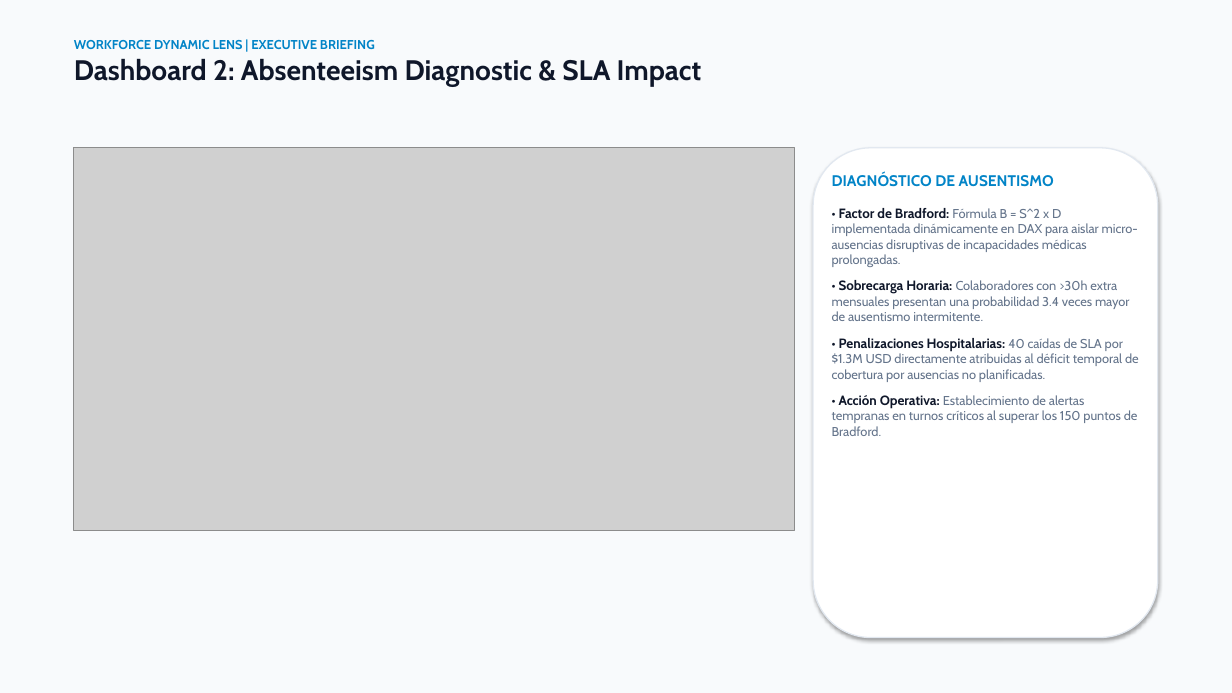
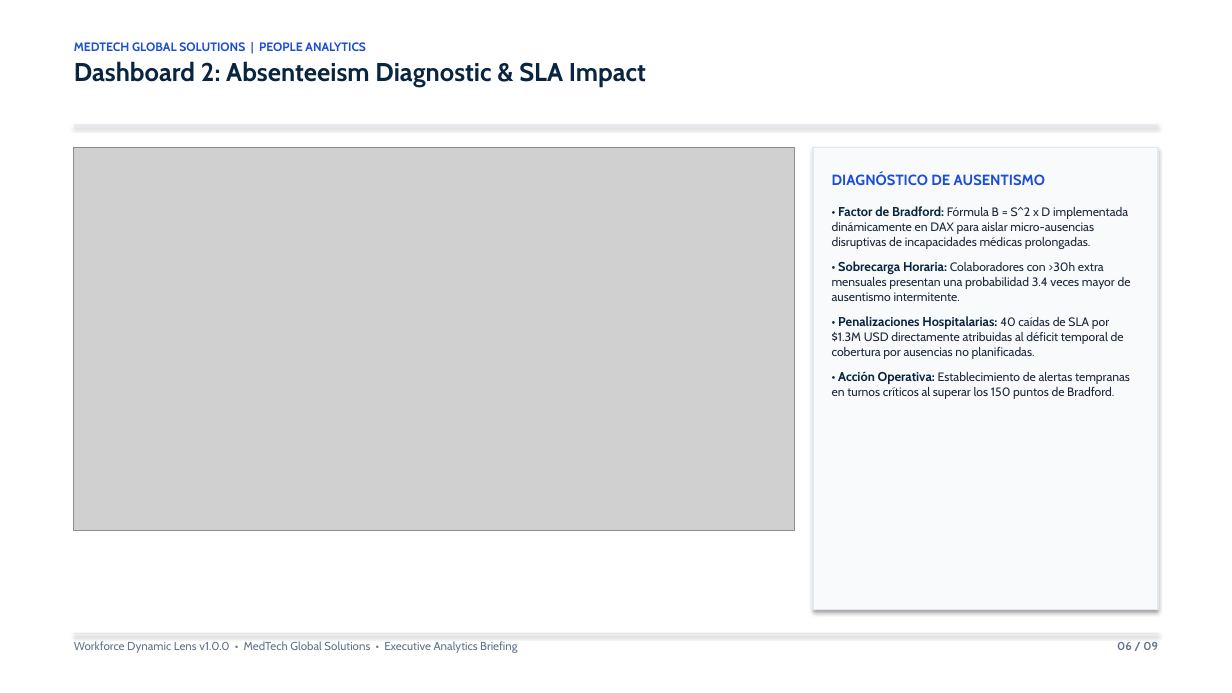
Before and after one commit to rodriguezmendozaemmanuel5/workforce-dynamic-lens, a slide deck: slide 6 of presentations/Executive_Presentation.pptx. Drawn at 1232x693 pixels with LibreOffice and Linux fonts; fonts in the diff are those of the drawing; grey boxes stand for pictures. Boxes give left, top, right and bottom in pixels: in the first picture for what was removed or moved away, otherwise in the second. Text is boxed around its words. In the diff, an @@ line names an element or a change of style, - is before the commit and + after.

Commit message:
style(presentations): apply clean boardroom consulting standard with pure white canvas and oxford navy

```diff
--- a/presentations/Executive_Presentation.pptx
+++ b/presentations/Executive_Presentation.pptx
@@ rectangle at (0, 0, 1232, 693): fill #F8FAFC to #FFFFFF @@
@@ text at (74, 42, 366, 51): text changed; size 10 to 9.5 pt; text colour #0284C7 to #1D4ED8 @@
-WORKFORCE DYNAMIC LENS | EXECUTIVE BRIEFING
+MEDTECH GLOBAL SOLUTIONS | PEOPLE ANALYTICS
@@ text at (74, 61, 646, 87): size 22 to 20 pt, text colour #0F172A to #0A2540 in "Dashboard 2: Absenteeism Diagnostic & SLA Impact" @@
@@ rectangle added at (74, 125, 1158, 126), fill #E2E8F0 @@
@@ rounded rectangle removed at (813, 148, 1158, 638) @@
@@ rectangle added at (813, 148, 1158, 610), fill #F8FAFC, outline #E2E8F0 1 pt @@
@@ text "DIAGNÓSTICO DE AUSENTISMO" at (832, 172, 1131, 399): size 12 to 11.5 pt, text colour #0284C7 to #1D4ED8 in "DIAGNÓSTICO DE AUSENTISMO"; size 10.5 to 10 pt, text colour #0F172A to #0A2540 in "• Factor de Bradford:", "• Sobrecarga Horaria:", "• Penalizaciones Hospitalarias:", "• Acción Operativa:"; size 10 to 9.5 pt, text colour #64748B to #1E293B in "Fórmula B = S^2 x D implementada ...", "Colaboradores con >30h extra mensuales presentan una ...", "40 caídas de SLA por $1.3M USD ...", "Establecimiento de alertas tempranas en turnos críticos ..." @@
@@ rectangle added at (74, 633, 1158, 634), fill #E2E8F0 @@
@@ text added at (74, 641, 517, 653), 9 pt, text #64748B @@
+Workforce Dynamic Lens v1.0.0 • MedTech Global Solutions • Executive Analytics Briefing
@@ text added at (1117, 642, 1158, 650), 9 pt, text #64748B, bold @@
+06 / 09
```
Also in this commit, not shown: 8 other slides changed, 1 other file.
